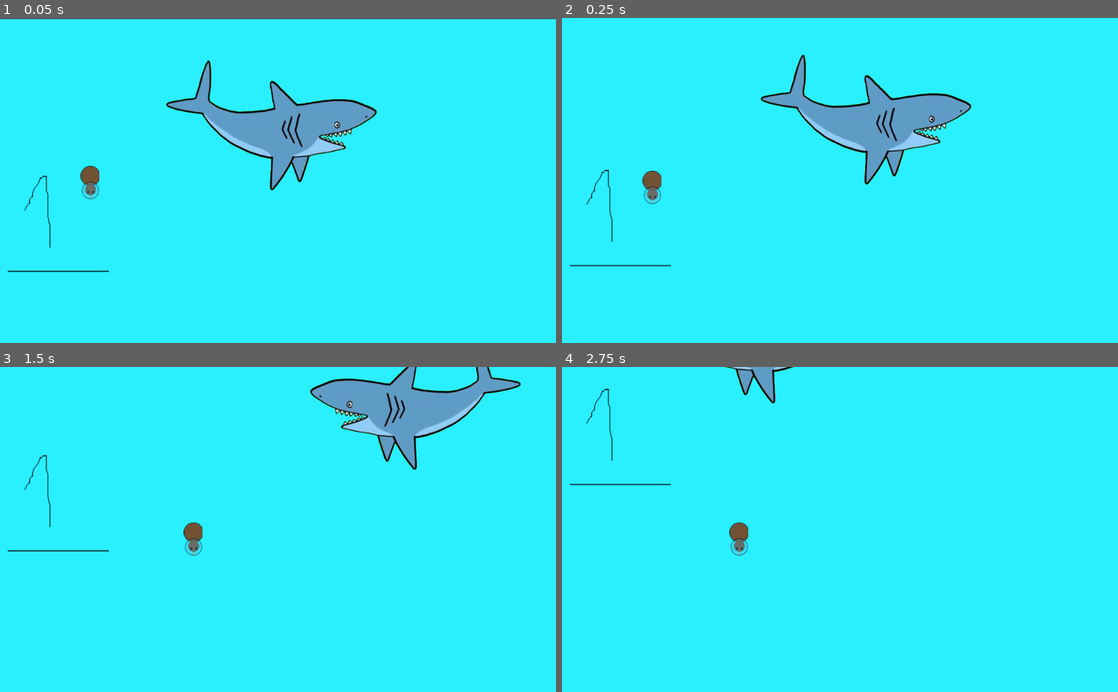
Above: before the commit, frames 1-4 (two rows, left to right).
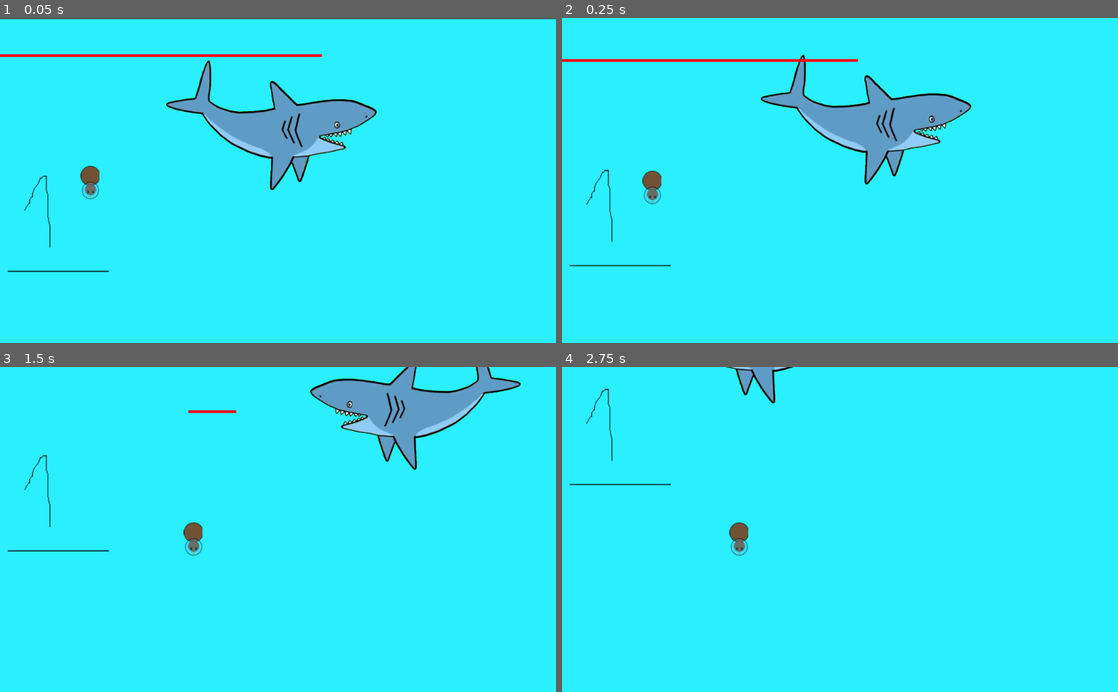
Above: after the commit, the same moments.

Repository: Cpt-Barbosa/CodeGameJam2022
Game: Godot game, scene res://scenes/Game.tscn
Two runs of this game, one before a commit and one after it. Both use one fixed random seed, a clock stepped at 60 frames per second and the inputs below.
Inputs:
- Up to frame 1 (0.05 s): no input
- Up to frame 2 (0.25 s): no input
- Up to frame 3 (1.5 s): hold D (move_right) from 0.53 s (still down)
- Up to frame 4 (2.75 s): release D (move_right) at 2.03 s; hold Q (move_left) from 2.03 s (still down)

The runs differ from the first frame. In frame 1, 0.5% of the frame differs, in the area x 0-58%, y 11-12%; in frame 2, 0.5%; in frame 3, less than 0.1%; in frame 4, nothing differs.

Commit message:
ajout barre oxygène

Diff:
--- a/scenes/Joueur.tscn
+++ b/scenes/Joueur.tscn
@@ -1,9 +1,10 @@
-[gd_scene load_steps=7 format=2]
+[gd_scene load_steps=8 format=2]
 
 [ext_resource path="res://scripts/Joueur.gd" type="Script" id=1]
 [ext_resource path="res://sprite/joueur/Kiwi_-_droite_64.png" type="Texture" id=2]
 [ext_resource path="res://sprite/joueur/Kiwi_-_bas_64.png" type="Texture" id=3]
 [ext_resource path="res://sprite/joueur/Kiwi_-_gauche_64.png" type="Texture" id=4]
+[ext_resource path="res://scenes/barreOxy.tscn" type="PackedScene" id=5]
 
 [sub_resource type="CircleShape2D" id=3]
 radius = 32.0156
@@ -33,3 +34,6 @@
 limit_right = 1015
 limit_bottom = 3445
 smoothing_enabled = true
+
+[node name="barreOxy" parent="." instance=ExtResource( 5 )]
+position = Vector2( 35, -235 )
--- /dev/null
+++ b/scenes/barreOxy.tscn
@@ -0,0 +1,19 @@
+[gd_scene load_steps=4 format=2]
+
+[ext_resource path="res://scripts/barreOxy.gd" type="Script" id=1]
+[ext_resource path="res://sprite/o2/barre.png" type="Texture" id=2]
+
+[sub_resource type="SpriteFrames" id=6]
+animations = [ {
+"frames": [ ExtResource( 2 ) ],
+"loop": true,
+"name": "default",
+"speed": 5.0
+} ]
+
+[node name="barreOxy" type="Node2D"]
+position = Vector2( 500, 39 )
+script = ExtResource( 1 )
+
+[node name="AnimatedSprite" type="AnimatedSprite" parent="."]
+frames = SubResource( 6 )
--- a/scripts/Joueur.gd
+++ b/scripts/Joueur.gd
@@ -1,6 +1,7 @@
 extends KinematicBody2D
 
 export (int) var speed = 200
+var God_Mod = true
 const FLOOR_NORMAL = Vector2(0 , -1)
 
 var velocity = Vector2()
@@ -21,9 +22,12 @@
 		if !self.is_on_floor():
 			self.get_child(1).set_frame(2)
 	velocity = velocity.normalized() * speed
-	print(str(position.y))
+	#print(str(position.y))
 
 func _physics_process(delta):
 	get_input()
 	velocity.y += ProjectSettings.get_setting("physics/2d/default_gravity")
 	velocity = move_and_slide(velocity,FLOOR_NORMAL)
+
+	if self.get_child(3).GetBarreVide() && !God_Mod:
+		print("mort")
--- /dev/null
+++ b/scripts/barreOxy.gd
@@ -0,0 +1,20 @@
+extends Node2D
+
+var TailleMax = self.transform.x
+var temps = 0
+var Est_Vide = false
+
+func _physics_process(delta):
+	self.transform.x = TailleMax - (temps* TailleMax / 100)
+
+	if self.transform.x.x > 0:
+		temps += 1#0.05
+	else:
+		BarreVide()
+	#print(str(self.transform.x))
+
+func BarreVide():
+	Est_Vide = true
+
+func GetBarreVide():
+	return Est_Vide
Binary file added: sprite/o2/barre.png
Not shown, added: sprite/o2/barre.png.import
